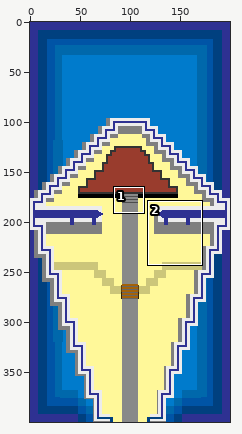
Edited in one commit: sprite sheet (Bean/sprites/sprBossFight/7d977ac1-2fd7-4164-866d-211231b90889.png). Above: a wide view before the commit, with the close-up outlined.
Close-up. First the earlier version:
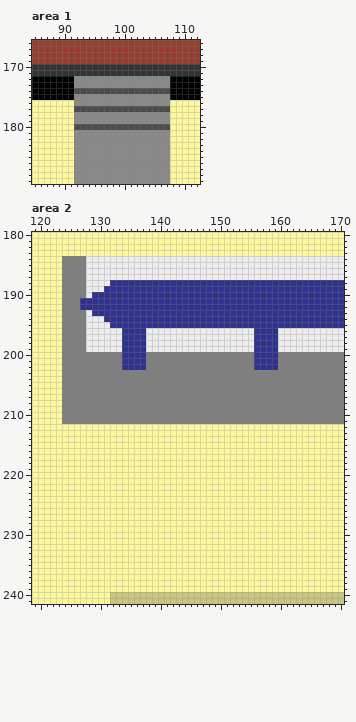
The file is 200x400 pixels. Shown: area 1: x 85..112, y 166..189; area 2: x 119..170, y 180..241. The commit also changed other parts of the picture, which this record leaves out.
The result:
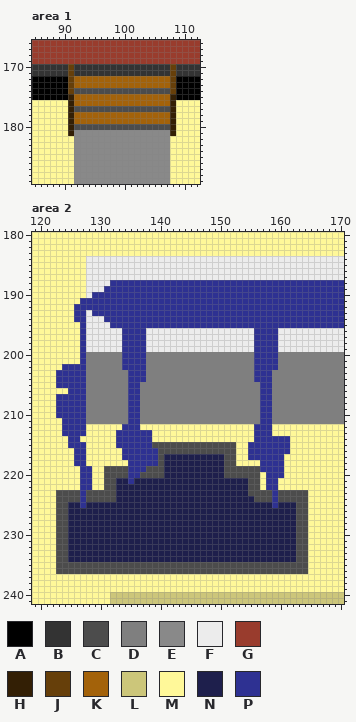
Palette (. is transparent): A #000000  B #333333  C #4c4c4c  D #7f7f7f  E #898989  F #ececec  G #993c2d  H #331f05  J #663f0a  K #a3620a  L #ccc67a  M #fff899  N #1e1f4c  P #2e3192
Diff:
Area 1:
Colour A gives way to colour H in row 175 at x 91 and 108.
Colour M gives way to colour H in rows 176 to 181 at x 91 and 108.
Colour A gives way to colour J in rows 172 to 174 at x 91 and 108.
Colour B gives way to colour J in rows 170 to 171 at x 91 and 108.
Colour E gives way to colour K in rows 172 to 173 at x 92 to 107; in rows 175 to 176 at x 92 to 107; in rows 178 to 179 at x 92 to 107.
Area 2:
Colour M gives way to colour C in row 215 at x 139 to 152; in row 216 at x 140 to 152; in rows 217 to 218 at x 140 and 151 to 152; in row 219 at x 131 to 134, 138 to 140 and 151 to 156; in row 220 at x 131 to 134, 137 to 140 and 151 to 156; in rows 221 to 222 at x 131 to 132 and 155 to 156.
Colour M gives way to colour C in row 223 at x 123 to 126, 128 to 132, 155 to 158 and 160 to 164; in row 224 at x 123 to 126, 128 to 132, 156 to 158 and 160 to 164; in rows 225 to 234 at x 123 to 124 and 163 to 164; in rows 235 to 236 at x 123 to 164.
Colour D gives way to colour M in rows 184 to 190 at x 124 to 127; in row 191 at x 124 to 126; in rows 192 to 194 at x 124 to 125; in rows 195 to 201 at x 124 to 126; in row 206 at x 124.
Colour M gives way to colour N in rows 217 to 220 at x 141 to 150; in row 221 at x 133 to 134 and 136 to 154; in rows 222 to 223 at x 133 to 154; in row 224 at x 133 to 155; in row 225 at x 125 to 126, 128 to 158 and 160 to 162; in rows 226 to 234 at x 125 to 162.
Colour D gives way to colour P in row 192 at x 126; in rows 193 to 194 at x 126 to 127; in rows 195 to 201 at x 127; in row 202 at x 124 to 127; in rows 203 to 204 at x 124 to 127, 135 to 137 and 156 to 158; in row 205 at x 124 to 127, 135 to 136 and 157 to 158.
Colour D gives way to colour P in row 206 at x 125 to 127, 135 to 136 and 157 to 158; in rows 207 to 211 at x 124 to 127, 135 to 136 and 157 to 158.
Colour M gives way to colour P in rows 203 to 205 at x 123; in rows 207 to 210 at x 123; in row 212 at x 124 to 127, 134 to 136 and 156 to 158; in row 213 at x 124 to 127, 133 to 138 and 156 to 158; in row 214 at x 125 to 126, 133 to 138 and 156 to 161; in row 215 at x 125 to 127, 133 to 138 and 155 to 161.
Colour M gives way to colour P in row 216 at x 126 to 127, 134 to 139 and 155 to 161; in row 217 at x 126 to 127, 134 to 139 and 155 to 160; in row 218 at x 126 to 127, 135 to 139 and 157 to 160; in row 219 at x 127 to 128, 135 to 137 and 157 to 160; in row 220 at x 127 to 128, 135 to 136 and 158 to 160; in row 221 at x 127 to 128, 135 and 158 to 159.
Colour M gives way to colour P in row 222 at x 127 to 128 and 158 to 159; in rows 223 to 225 at x 127 and 159.
Boxes around the changes in both close-ups, in picture pixels (x1, y1, x2, y2):
changed: (68, 64, 176, 136)
changed: (56, 256, 308, 574)
